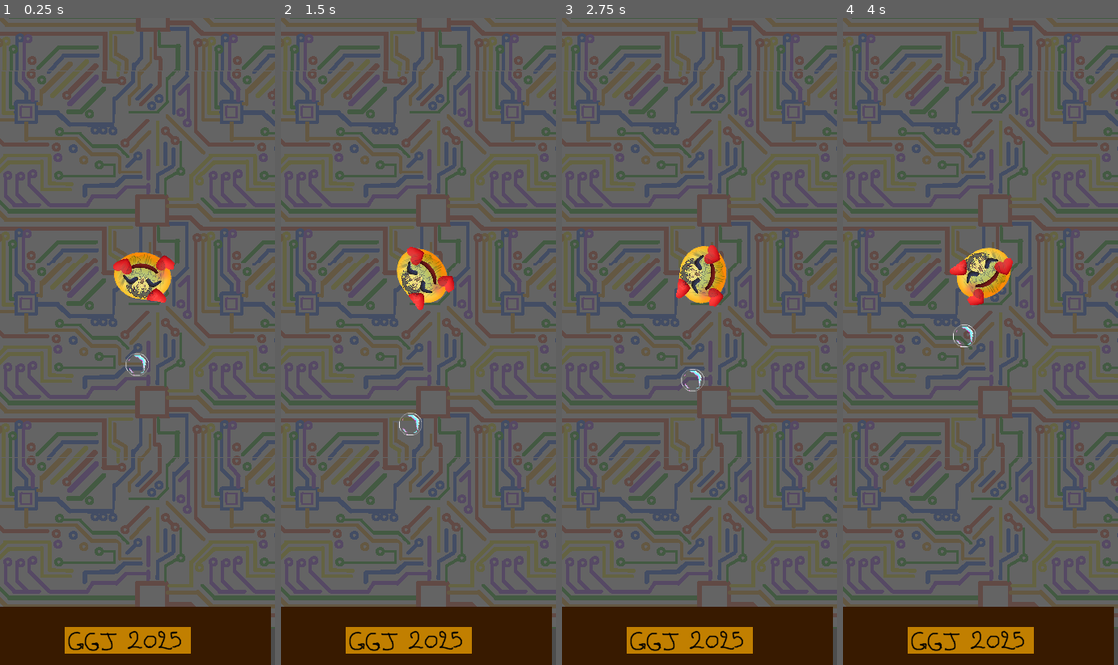
Above: before the commit, frames 1-4 (left to right).
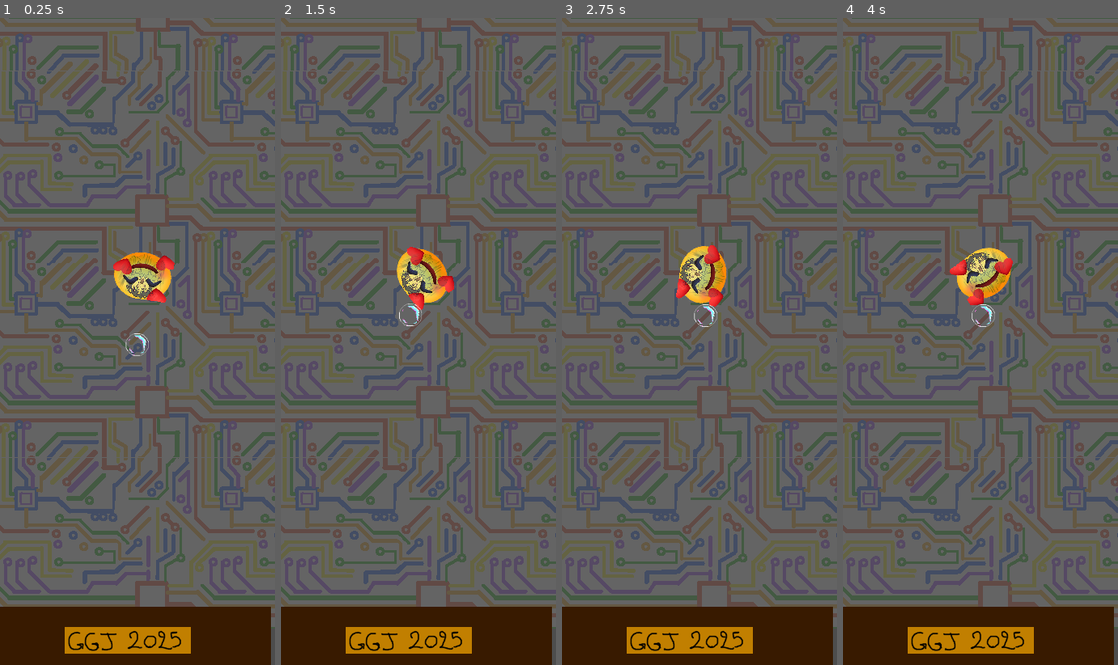
Above: after the commit, the same moments.

Repository: Fatdazz/GGJ2025
Game: Godot game, scene res://game.tscn
Same seed, same stepped clock (60 frames per second), same inputs: the game is played once before the commit and once after it.
Inputs:
- Up to frame 1 (0.25 s): no input
- Up to frame 2 (1.5 s): hold E (1_right) from 0.53 s (still down)
- Up to frame 3 (2.75 s): release E (1_right) at 2.03 s; hold Q (1_left) from 2.03 s (still down)
- Up to frame 4 (4 s): release Q (1_left) at 2.78 s; hold E (1_right) from 2.78 s (still down)

The runs differ from the first frame. In frame 1, 0.2% of the frame differs, in the area x 45-55%, y 48-56%; in frame 2, 0.2%; in frame 3, 0.2%, in the area x 43-57%, y 44-58%; in frame 4, 0.2%.

Commit message:
FIX + pendule
Fix du gauche/ droite
côté pendule

Diff:
--- a/ticktackbubble/joueur.gd
+++ b/ticktackbubble/joueur.gd
@@ -16,19 +16,31 @@
 func _physics_process(delta: float) -> void:
 
 	velocity = JUMP_VELOCITY
+	var vec = Vector2(0.,0.)
 	# Handle jump.
 	if Input.is_action_pressed("1_right"):
-		blow(1)
+		vec.x += 1.
+		vec.y += 1.
+		#blow(1)
 	if Input.is_action_pressed("1_left"):
-		blow(-1)
+		vec.x += -1.
+		vec.y += 1.
+		#blow(-1)
 	if Input.is_action_pressed("2_right"):
-		blow(2)
+		vec.x += 2.
+		vec.y += 2.
 	if Input.is_action_pressed("2_left"):
-		blow(-2)
+		vec.x += -2.
+		vec.y += 2.
 	if Input.is_action_pressed("3_right"):
-		blow(3)
+		vec.x += 3.
+		vec.y += 3.
 	if Input.is_action_pressed("3_left"):
-		blow(-3)
+		vec.x += -3.
+		vec.y += 3.
+
+	bubble.velocity.x = vec.x * -VENTILO_VELOCITY
+	bubble.velocity.y = vec.y * (-VENTILO_VELOCITY + velocity)
 	if not bubble.is_on_floor():
 		bubble.velocity += bubble.get_gravity() * delta
 	bubble.move_and_slide()
Binary file added: ticktackbubble/asset/Milieu_pendule.png
Not shown, added: ticktackbubble/asset/Milieu_pendule.png.import
